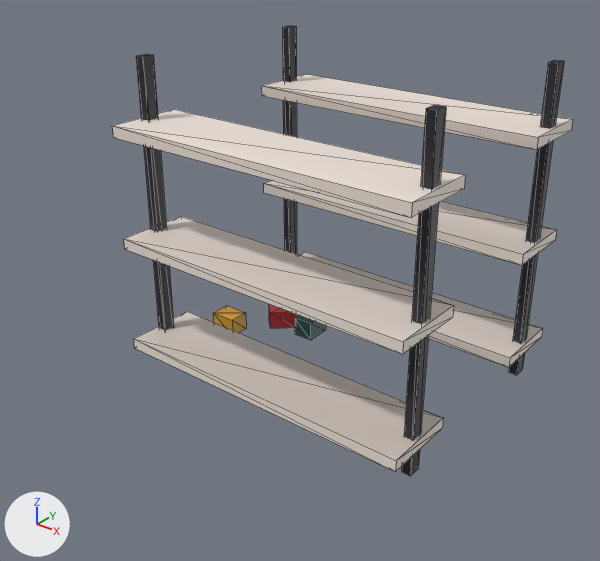
The glTF model public/assets/models/decay.looted-store.lod2.glb: old version first, new version second.
Rendered twice from a 50 mm camera at (2.76, -3.87, 2.91) aimed at (0.08, -0.52, 0.84). The lights are fixed; the arrows at lower left show +X, +Y and +Z. The older version comes first. Mesh edges are drawn as thin lines. Where no turn or scale is listed for an object, it has been applied to the vertices. Vertices at exactly the same position are counted once.
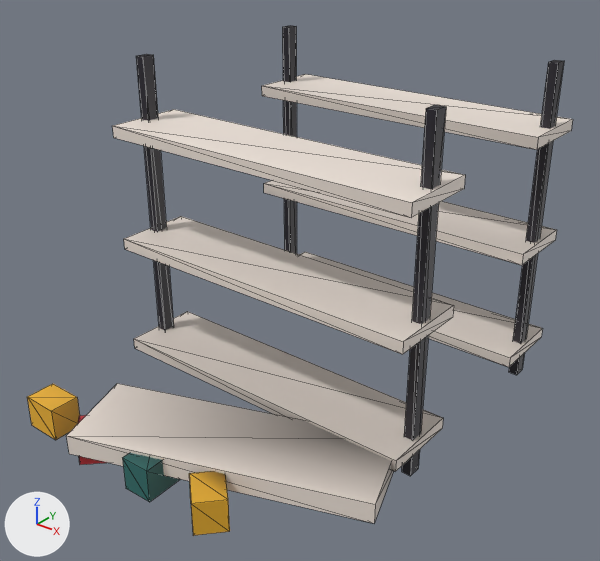
Where the newer file only moved an object's origin or applied its transform, the numbers keep the older frame.

What differs and where, as boxes (x1, y1, x2, y2) in the pictures (600 x 561 px; the box of a moved part takes in the faces that stretch with it):
'Mesh_0', reshaped (19% wider, 13% taller): before (113, 26, 573, 476); after (27, 26, 573, 536)
part 1 of me_mesh_0, moved or reshaped: before (295, 315, 326, 340); after (122, 453, 180, 502)
part 2 of me_mesh_0, added: after (27, 384, 80, 440)
part 3 of me_mesh_0, moved or reshaped (mostly hidden afterwards): before (269, 304, 296, 329); after (78, 415, 107, 465)
part 4 of me_mesh_0, deleted: before (214, 306, 246, 333)
part 5 of me_mesh_0, added: after (67, 383, 393, 523)
part 6 of me_mesh_0, added: after (189, 471, 230, 536)
part 7 of me_mesh_0, edited (looks the same): (113, 55, 549, 476) in both

The change in detail:
me_mesh_0 is used by ob_mesh_0; location (0.0, 0.0, 1.0).
Verts and faces of me_mesh_0; kept vertices keep their numbers, new ones are numbered from 104.
me_mesh_0 had 104 vertices, 156 faces and spanned x -1.0..1.0, y -0.89..0.89, z -1.0..1.0.
me_mesh_0 now has 120 vertices, 180 faces and spans x -1.02..1.09, y -1.8..0.89, z -1.0..1.0.
me_mesh_0 part 1: the loose piece of 8 vertices spanning x -0.49..-0.35, y 0.13..0.31, z -1.0..-0.87 is scaled about its middle by (1.29, 1.28, 1.54), then moved by (0.36, -1.82, 0.03).
me_mesh_0 part 2: a new loose piece, a box spanning x -1.02..-0.78, y -1.69..-1.51, z -1.0..-0.8, in mat_pal_schoolbusyellow.
me_mesh_0 part 3: the loose piece of 8 vertices spanning x -0.77..-0.55, y 0.08..0.31, z -1.0..-0.87 is scaled about its middle by (1.28, 1.28, 1.54), then moved by (0.18, -1.79, 0.03).
me_mesh_0 part 4: the loose piece of 8 vertices spanning x -0.99..-0.81, y -0.17..-0.03, z -1.0..-0.87 is deleted.
Part 5, on me_mesh_0:
New vertex 104 is at (-0.51, -1.8, -0.9), pixel (69, 453).
New vertex 105 is at (-0.51, -1.8, -0.78), pixel (66, 435).
New vertex 106 is at (-0.69, -1.29, -0.78), pixel (117, 383).
New vertex 107 is at (-0.69, -1.29, -0.9).
New vertices 108 to 111 stand at vertices 104 to 107, in that order, plus (1.6, 0.59, 0.0).
New faces: (104, 105, 106), (104, 106, 107), (106, 110, 107), (107, 110, 111), (109, 111, 110), (108, 111, 109) (mat_pal_picketwhite).
New faces: (105, 108, 109), (104, 108, 105), (107, 111, 108), (104, 107, 108), (105, 110, 106), (105, 109, 110) (mat_pal_picketwhite).
Part 6, on me_mesh_0:
New vertex 112 is at (0.21, -1.59, -0.8), pixel (189, 473).
New vertex 113 is at (0.21, -1.59, -1.0), pixel (191, 504).
New vertex 114 is at (0.34, -1.46, -0.8).
New vertex 115 is at (0.34, -1.46, -1.0).
New vertices 116 to 119 stand at vertices 112 to 115, in that order, plus (0.17, -0.15, 0.0).
New faces: (116, 119, 118), (116, 117, 119), (112, 117, 116), (112, 113, 117), (112, 114, 113), (113, 114, 115) (mat_pal_schoolbusyellow).
New faces: (114, 118, 115), (115, 118, 119), (113, 115, 117), (115, 119, 117), (112, 116, 118), (112, 118, 114) (mat_pal_schoolbusyellow).
me_mesh_0 part 7: 36 kept faces spanning x -1.0..1.0, y -0.89..0.89, z -1.0..1.0 get new vertex colours; the middle colour goes from white #f8f8f8 to white #f0f0f0.
